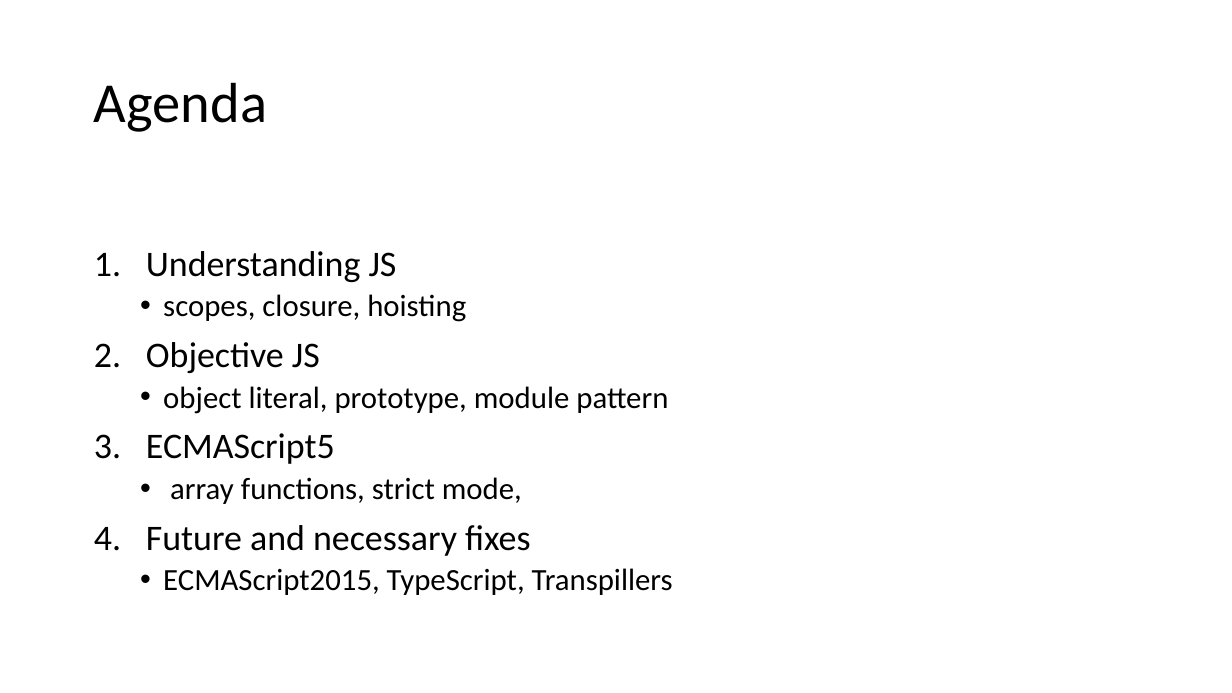
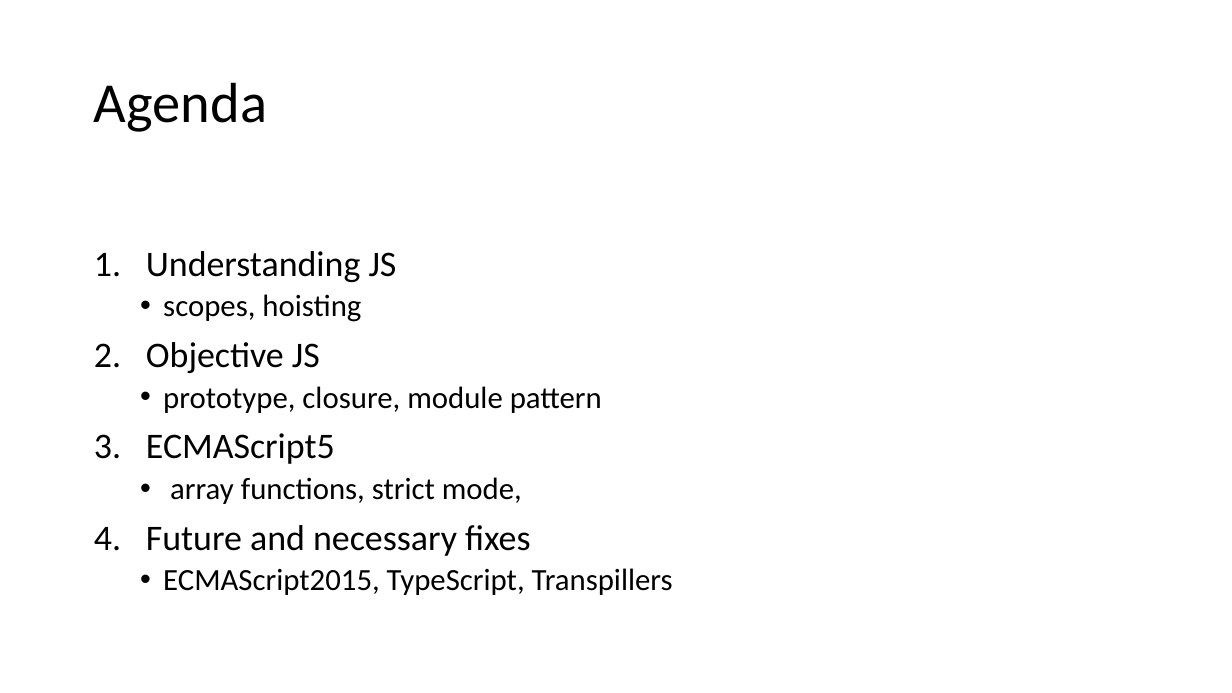
Before and after one commit to dankrz/JsTraining, a slide deck: slide 3 of JsTraining-presentation/JS Training.pptx. Drawn at 1232x693 pixels with LibreOffice and Linux fonts; fonts in the diff are those of the drawing. Boxes give left, top, right and bottom in pixels: in the first picture for what was removed or moved away, otherwise in the second. Text is boxed around its words. In the diff, an @@ line names an element or a change of style, - is before the commit and + after.

```diff
--- a/JsTraining-presentation/JS Training.pptx
+++ b/JsTraining-presentation/JS Training.pptx
@@ text at [163,294,361,322]: text changed @@
-  • scopes, closure, hoisting
+  • scopes, hoisting
@@ text at [163,386,602,413]: text changed @@
-  • object literal, prototype, module pattern
+  • prototype, closure, module pattern
```
Also in this commit, not shown: 3 other slides changed, 8 slides added, 1 slide removed, 8 other files.
